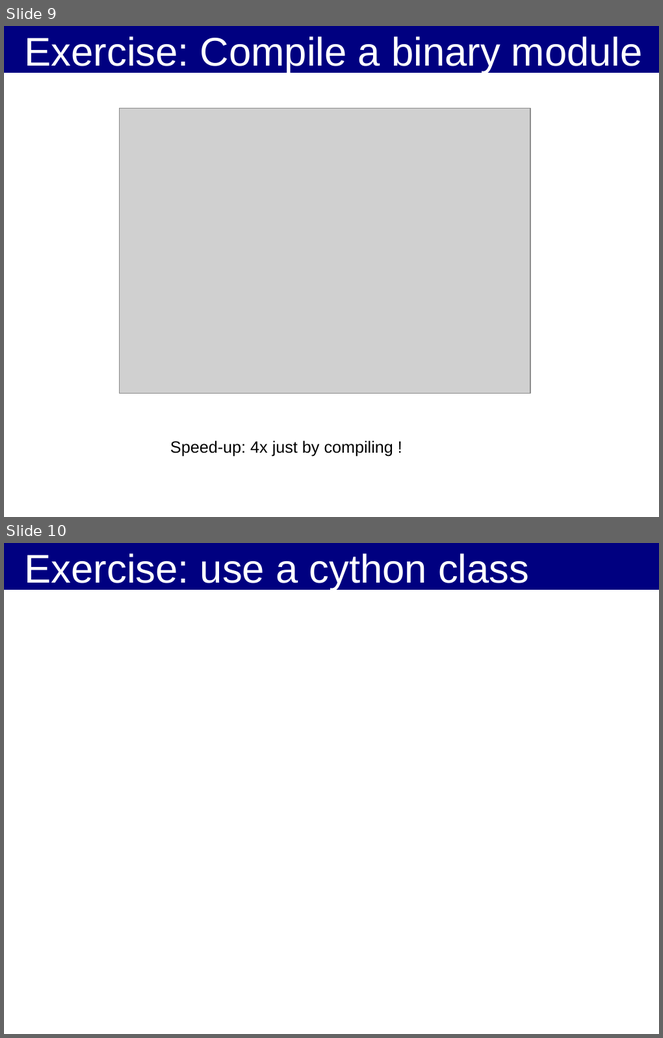
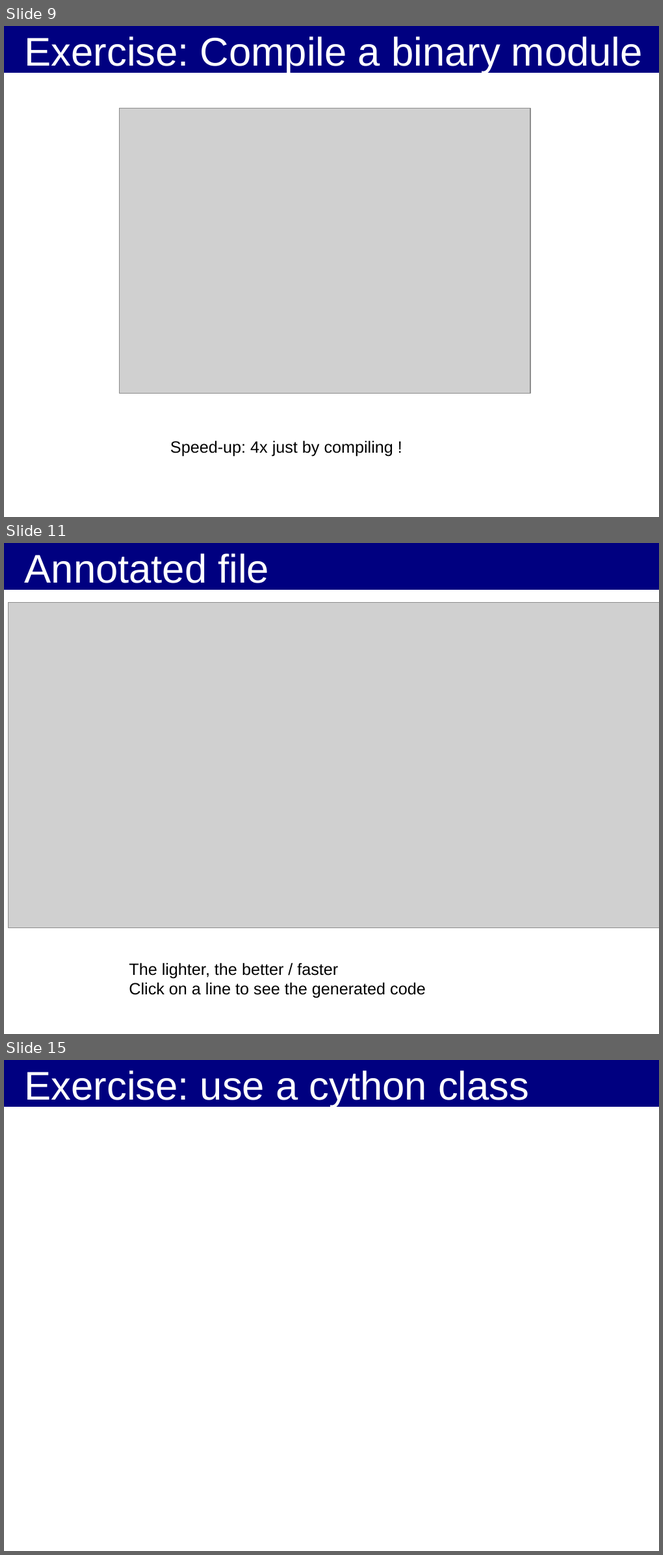
Before and after one commit to kif/HPP, a slide deck: Cython_OpenCL.odp. Shown one above the other, each under a label of ours: slides 9 and 10 before the commit, slides 9, 11 and 15 after it; the slides between them are not shown. The pictures are 663x1038 and 663x1555 pixels, drawn with LibreOffice and Linux fonts; fonts in the diff are those of the drawing; grey boxes stand for pictures; background and template pictures are left out. Boxes give left, top, right and bottom in pixels: in the first picture for what was removed or moved away, otherwise in the second. Text is boxed around its words. In the diff, an @@ line names an element or a change of style, - is before the commit and + after.

```diff
--- a/Cython_OpenCL.odp
+++ b/Cython_OpenCL.odp
@@ slide 11 added at (4,543,659,1034), background #FFFFFF; not listed: 1 template element that a slide beside it also shows @@
@@ title added at (25,553,269,590), 44 pt, text #FFFFFF @@
+Annotated file
@@ picture added at (9,603,659,928) @@
@@ text added at (129,963,426,999), 18 pt, text #000000 @@
+The lighter, the better / faster
+Click on a line to see the generated code
@@ what was slide 10 is now slide 15 @@
```
Also in this commit, not shown: 4 slides changed, 4 other slides added.
